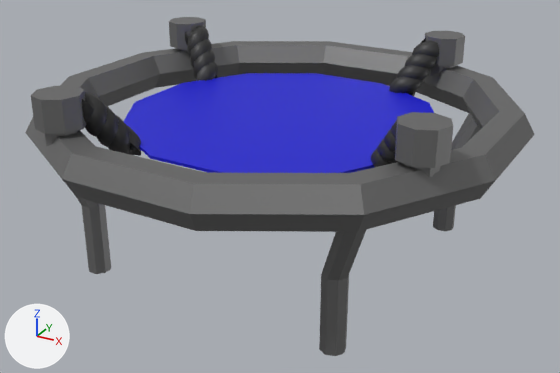
Renders of the Blender file Assets/Models/trampoline.blend from each side of a commit.
Rendered twice from a 50 mm lens placed at (3.28, -4.42, 3.28), pointed at (0.9, -0.09, 1.12). Arrows for +X, +Y and +Z are at lower left; the lights stay in place.
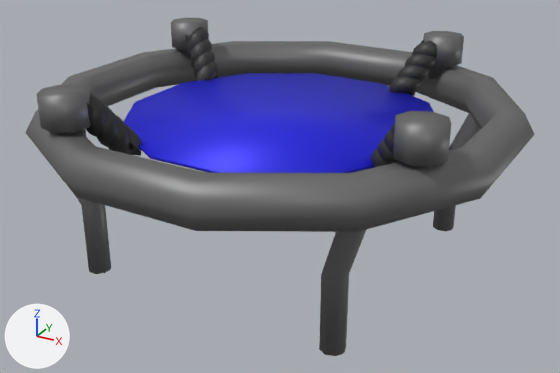
Where the change shows, as pixel boxes (x1, y1, x2, y2) in the pictures (560 x 373 px):
```json
{"object": "Cylinder.001", "change": "moved", "before": [395, 112, 453, 178], "after": [393, 111, 451, 169]}
{"object": "Cylinder.002", "change": "moved", "before": [31, 86, 87, 146], "after": [37, 85, 91, 136]}
{"object": "Cylinder.004", "change": "moved", "before": [425, 31, 465, 76], "after": [423, 31, 464, 80]}
{"object": "Cylinder.003", "change": "moved", "before": [169, 17, 206, 52], "after": [171, 18, 208, 59]}
{"part": 1, "of": "me_torus", "change": "shading changed", "before": [25, 41, 534, 232], "after": [25, 41, 534, 232]}
{"part": 2, "of": "me_cylinder_005", "change": "shading changed", "before": [74, 73, 481, 356], "after": [74, 73, 481, 356]}
{"part": 3, "of": "me_torus_001", "change": "shading changed", "before": [123, 73, 434, 173], "after": [123, 73, 434, 173]}
```

Edits to the scene script, one JSON object a line:
```json
{"block": "me_torus", "where": "me_torus.from_pydata(...)  # 72 vertices, 72 faces; spans x -1.1..1.1, y -1.1..1.1, z -0.09..0.09"}
{"block": "me_torus", "where": "# used by ob_torus; location = (0.857, -0.024, 1.634); rotation_euler = (0.0, 0.0, -0.292), in degrees (0, 0, -17); scale = (1.5, 1.5, 1.5)"}
{"block": "me_torus", "change": "me_torus part 1: all faces are now shaded smooth (72 of 72 changed)"}
{"block": "me_cylinder_005", "where": "me_cylinder_005.from_pydata(...)  # 128 vertices, 104 faces; spans x -26.1..3.4, y -24.7..5.1, z -9.8..1.0"}
{"block": "me_cylinder_005", "where": "# used by ob_cylinder; location = (2.325, 0.314, 1.586); rotation_euler = (0.0, 0.0, -0.485), in degrees (0, 0, -28); scale = (0.1, 0.1, 0.1)"}
{"block": "me_cylinder_005", "change": "me_cylinder_005 part 2: all faces are now shaded smooth (104 of 104 changed)"}
{"block": "me_torus_001", "where": "me_torus_001.from_pydata(...)  # 24 vertices, 14 faces; spans x -0.72..0.72, y -0.72..0.72, z -0.023..-0.01"}
{"block": "me_torus_001", "where": "# used by ob_torus_001; location = (0.869, -0.024, 1.632); rotation_euler = (0.0, 0.0, -0.292), in degrees (0, 0, -17); scale = (1.5, 1.5, 1.5)"}
{"block": "me_torus_001", "change": "me_torus_001 part 3: all faces are now shaded smooth (14 of 14 changed)"}
{"block": "me_cylinder_006", "where": "me_cylinder_006.from_pydata(...)  # 32 vertices, 26 faces; spans x -1.5..1.5, y -1.5..1.5, z -1.0..2.63"}
{"block": "me_cylinder_006", "where": "# used by ob_cylinder_001; location = (2.106, -0.757, 1.732); scale = (0.1, 0.1, 0.1)"}
{"block": "me_cylinder_006", "change": "me_cylinder_006 part 4: all faces are now shaded smooth (26 of 26 changed)"}
{"block": "me_cylinder_007", "where": "me_cylinder_007.from_pydata(...)  # 32 vertices, 26 faces; spans x -1.5..1.5, y -1.5..1.5, z -1.0..2.63"}
{"block": "me_cylinder_007", "where": "# used by ob_cylinder_002; location = (0.107, -1.286, 1.732); rotation_euler = (0.0, 0.0, -1.465), in degrees (0, 0, -84); scale = (0.1, 0.1, 0.1)"}
{"block": "me_cylinder_007", "change": "me_cylinder_007 part 5: all faces are now shaded smooth (26 of 26 changed)"}
{"block": "me_cylinder_008", "where": "me_cylinder_008.from_pydata(...)  # 32 vertices, 26 faces; spans x -1.5..1.5, y -1.5..1.5, z -1.0..2.63"}
{"block": "me_cylinder_008", "where": "# used by ob_cylinder_003; location = (-0.401, 0.716, 1.732); rotation_euler = (0.0, 0.0, 3.142), in degrees (0, 0, 180); scale = (0.1, 0.1, 0.1)"}
{"block": "me_cylinder_008", "change": "me_cylinder_008 part 6: all faces are now shaded smooth (26 of 26 changed)"}
{"block": "me_cylinder_009", "where": "me_cylinder_009.from_pydata(...)  # 32 vertices, 26 faces; spans x -1.5..1.5, y -1.5..1.5, z -1.0..2.63"}
{"block": "me_cylinder_009", "where": "# used by ob_cylinder_004; location = (1.578, 1.216, 1.732); rotation_euler = (0.0, 0.0, 1.677), in degrees (0, 0, 96); scale = (0.1, 0.1, 0.1)"}
{"block": "me_cylinder_009", "change": "me_cylinder_009 part 7: all faces are now shaded smooth (26 of 26 changed)"}
{"op": "set", "path": "ob_cylinder_001.location", "old": "(2.106, -0.757, 1.732)", "new": "(2.09, -0.741, 1.732)"}
{"op": "set", "path": "ob_cylinder_002.location", "old": "(0.107, -1.286, 1.732)", "new": "(0.118, -1.252, 1.732)"}
{"op": "set", "path": "ob_cylinder_003.location", "old": "(-0.401, 0.716, 1.732)", "new": "(-0.372, 0.701, 1.732)"}
{"op": "set", "path": "ob_cylinder_004.location", "old": "(1.578, 1.216, 1.732)", "new": "(1.573, 1.2, 1.732)"}
```
